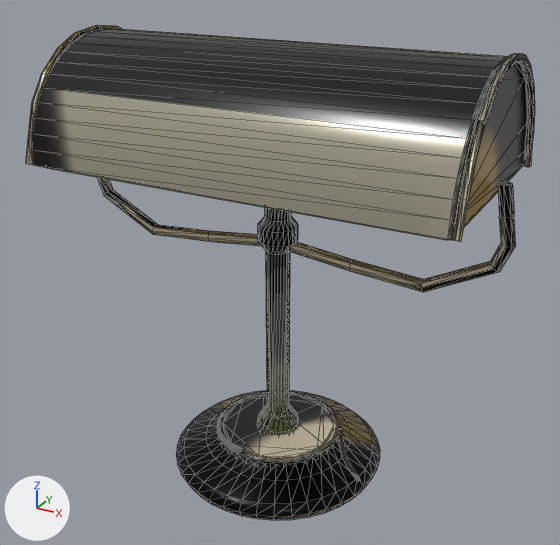
A saved change to the glTF model game/offices/assets/crafted/lamp-03.gltf.
Before and after are seen from a 50 mm lens placed at (0.399, -0.721, 0.622), pointed at (0.002, 0.001, 0.262). The axes (+X, +Y, +Z) are drawn at lower left. The lights are the same throughout. The first picture is the older version. Mesh edges are drawn as thin lines. Vertices at exactly the same position are counted once.

Script lines for the objects in view, before the commit:
```python
mat_lamp_fired_enamel_2 = principled_material('Lamp fired enamel 2')
mat_lamp_fired_enamel_2.texture = img_desk_baked_color_ao
mat_lamp_fired_enamel_2.metallic = 0.16
mat_lamp_fired_enamel_2.roughness = 0.24
me_turned_profile_008 = bpy.data.meshes.new('Turned profile.008')
me_turned_profile_008.from_pydata(...)  # 1376 vertices, 2702 faces; spans x -0.262..0.262, y -0.133..0.133, z 0.0..0.524
# faces by material slot: [1624, 508, 382, 188]
me_turned_profile_008.materials.append(mat_satin_brass)  # picture img_desk_baked_color_ao
me_turned_profile_008.materials.append(mat_green_stone)  # picture img_desk_baked_color_ao
me_turned_profile_008.materials.append(mat_lamp_fired_enamel_2)  # picture img_desk_baked_color_ao
me_turned_profile_008.materials.append(mat_warm_ivory_keys)  # picture img_desk_baked_color_ao
ob_lamp_03 = bpy.data.objects.new('lamp-03', me_turned_profile_008)
ob_lamp_03.location = (0.0, 0.0, 0.0)
```
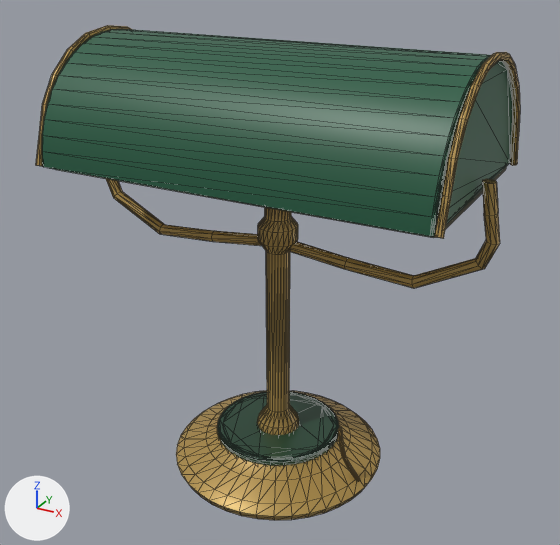
Pixel boxes (x1, y1, x2, y2) of what changed, in the pictures (560 x 545 px; the box of a moved part takes in the faces that stretch with it):
'lamp-03', surface changed, reshaped: before (26, 25, 535, 520); after (36, 25, 520, 520)
part 1 of me_turned_profile_008, moved or reshaped: before (26, 25, 122, 165); after (36, 25, 133, 167)
part 2 of me_turned_profile_008, moved or reshaped: before (452, 53, 535, 242); after (434, 52, 520, 238)
part 3 of me_turned_profile_008, moved or reshaped: before (31, 28, 527, 240); after (42, 29, 512, 237)
part 4 of me_turned_profile_008, moved or reshaped: before (46, 167, 447, 240); after (56, 167, 506, 238)
part 5 of me_turned_profile_008, moved or reshaped: before (288, 181, 516, 292); after (288, 179, 500, 288)
part 6 of me_turned_profile_008, moved or reshaped: before (97, 177, 262, 246); after (106, 179, 262, 246)
part 7 of me_turned_profile_008, surface changed: before (26, 25, 535, 520); after (36, 25, 520, 520)

Patch to the scene script:
```diff
--- a/game/offices/assets/crafted/lamp-03.gltf.py
+++ b/game/offices/assets/crafted/lamp-03.gltf.py
@@ mat_lamp_fired_enamel_2 @@
 mat_lamp_fired_enamel_2.metallic = 0.16
-mat_lamp_fired_enamel_2.roughness = 0.24
+mat_lamp_fired_enamel_2.roughness = 0.44
@@ me_turned_profile_008 @@
 # used by ob_lamp_03; location = (0.0, 0.0, 0.0)
-me_turned_profile_008.from_pydata(...)  # 1376 vertices, 2702 faces; spans x -0.262..0.262, y -0.133..0.133, z 0.0..0.524
+me_turned_profile_008.from_pydata(...)  # 1376 vertices, 2702 faces; spans x -0.247..0.247, y -0.133..0.133, z 0.0..0.524
+# me_turned_profile_008 part 1: the loose piece of 104 vertices spanning x -0.243..-0.235, y -0.133..0.133, z 0.388..0.524 is moved by (0.015, 0.0, 0.0)
+# me_turned_profile_008 part 2: the loose piece of 104 vertices spanning x 0.235..0.243, y -0.133..0.133, z 0.388..0.524 is moved by (-0.015, 0.0, 0.0)
+# me_turned_profile_008 part 3: the loose piece of 200 vertices spanning x -0.235..0.235, y -0.13..0.13, z 0.39..0.52 is scaled about its middle by (0.936, 1, 1)
+# me_turned_profile_008 part 4: the loose piece of 96 vertices spanning x -0.233..0.233, y -0.117..0.117, z 0.383..0.395 is scaled about its middle by (0.946, 1, 1)
+# me_turned_profile_008 part 5: all 48 vertices in x 0.091..0.262, y -0.007..0.007, z 0.277..0.405 are multiplied about their middle by the matrix ((0.941, 0.0, -0.002), (0.0, 1.0, 0.0), (-0.004, 0.0, 0.991)), then moved by (-0.011, 0.0, 0.001)
+# me_turned_profile_008 part 6: all 48 vertices in x -0.262..-0.091, y -0.007..0.007, z 0.277..0.405 are multiplied about their middle by the matrix ((0.941, 0.0, 0.002), (0.0, 1.0, 0.0), (0.004, 0.0, 0.991)), then moved by (0.011, 0.0, 0.001)
+# me_turned_profile_008 part 7: 2658 kept faces spanning x -0.247..0.247, y -0.133..0.133, z 0.0..0.524 get new texture (UV) coordinates
 me_turned_profile_008.materials.append(mat_satin_brass)
```
